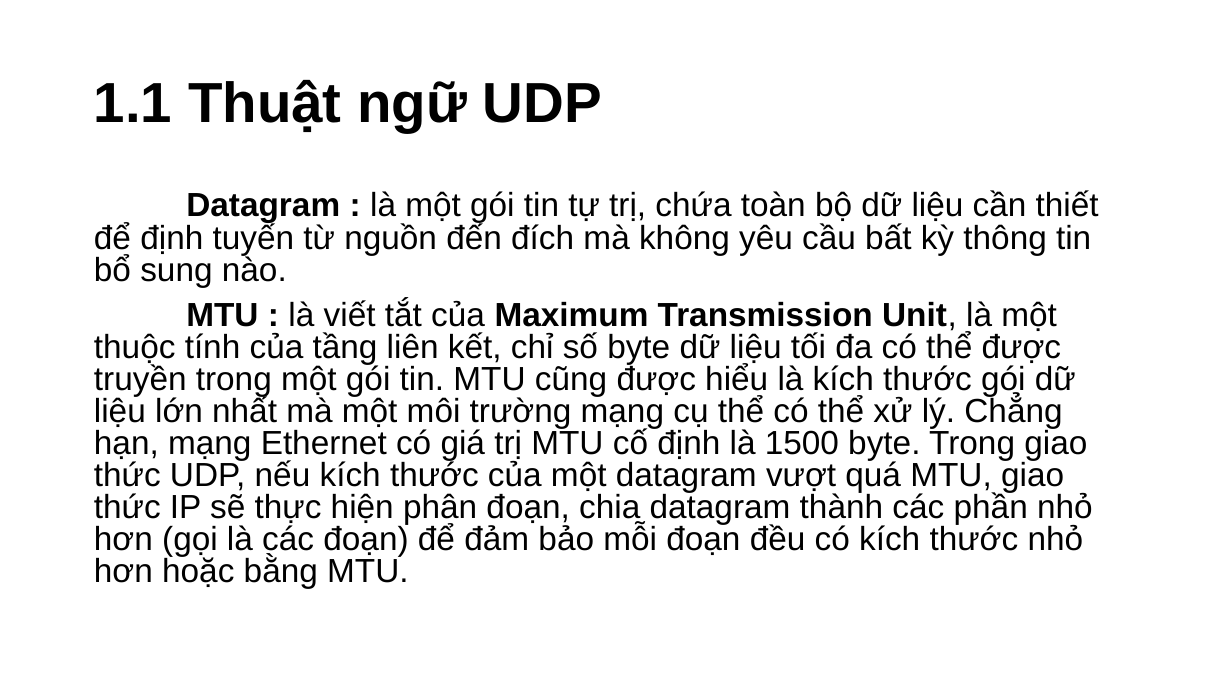
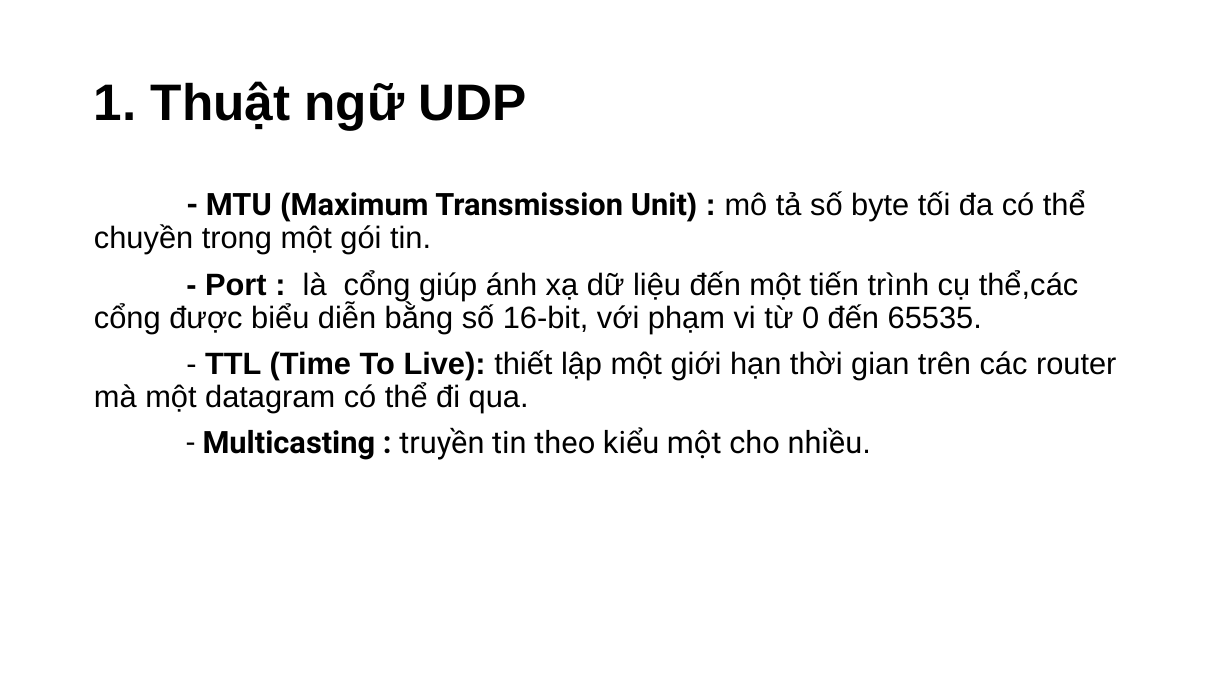
Before and after one commit to Cuid-1412/PowerPoint, a slide deck: slide 6 of Thuyết Trình Java.pptm (slide 7 before the commit). Drawn at 1232x693 pixels with LibreOffice and Linux fonts; fonts in the diff are those of the drawing; background and template pictures are left out. Boxes give left, top, right and bottom in pixels: in the first picture for what was removed or moved away, otherwise in the second. Text is boxed around its words. In the diff, an @@ line names an element or a change of style, - is before the commit and + after.

Commit message:
sua lai

```diff
--- a/Thuyết Trình Java.pptm
+++ b/Thuyết Trình Java.pptm
@@ title at [94,81,527,130]: text changed; size 44 to 40 pt @@
-1.1 Thuật ngữ UDP
+1. Thuật ngữ UDP
@@ text at [94,191,1116,460]: text changed; size 26 to 24 pt @@
-Datagram : là một gói tin tự trị, chứa toàn bộ dữ liệu cần thiết để định tuyến từ nguồn đến đích mà không yêu cầu bất kỳ thông tin bổ sung nào.
-MTU : là viết tắt của Maximum Transmission Unit, là một thuộc tính của tầng liên kết, chỉ số byte dữ liệu tối đa có thể được truyền trong một gói tin. MTU cũng được hiểu là kích thước gói dữ liệu lớn nhất mà một môi trường mạng cụ thể có thể xử lý. Chẳng hạn, mạng Ethernet có giá trị MTU cố định là 1500 byte. Trong giao thức UDP, nếu kích thước của một datagram vượt quá MTU, giao thức IP sẽ thực hiện phân đoạn, chia datagram thành các phần nhỏ hơn (gọi là các đoạn) để đảm bảo mỗi đoạn đều có kích thước nhỏ hơn hoặc bằng MTU.
+- MTU (Maximum Transmission Unit) : mô tả số byte tối đa có thể chuyền trong một gói tin.
+- Port : là cổng giúp ánh xạ dữ liệu đến một tiến trình cụ thể,các cổng được biểu diễn bằng số 16-bit, với phạm vi từ 0 đến 65535.
+- TTL (Time To Live): thiết lập một giới hạn thời gian trên các router mà một datagram có thể đi qua.
+- Multicasting : truyền tin theo kiểu một cho nhiều.
```
Also in this commit, not shown: 6 other slides changed, 4 slides removed.
